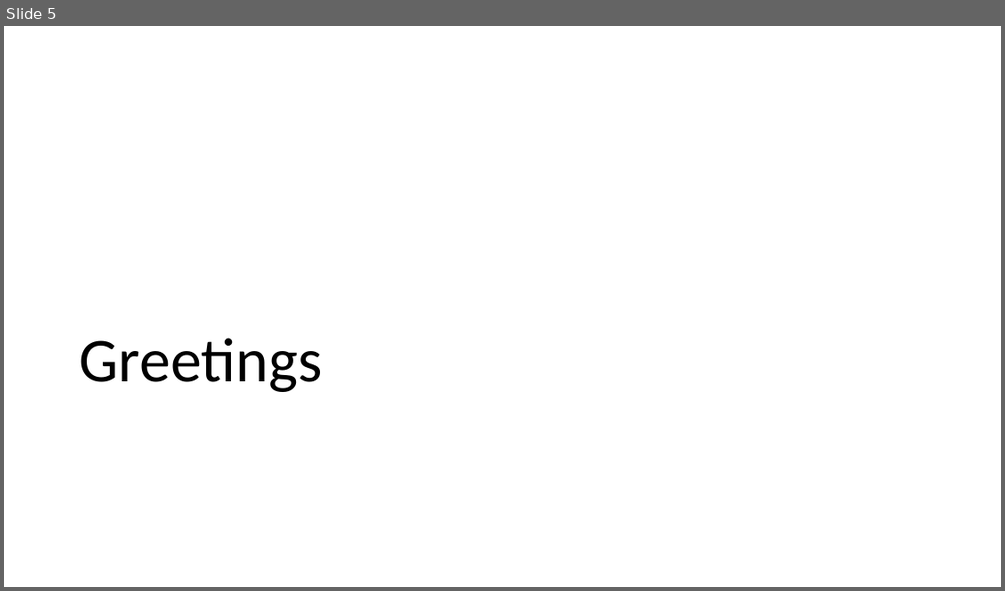
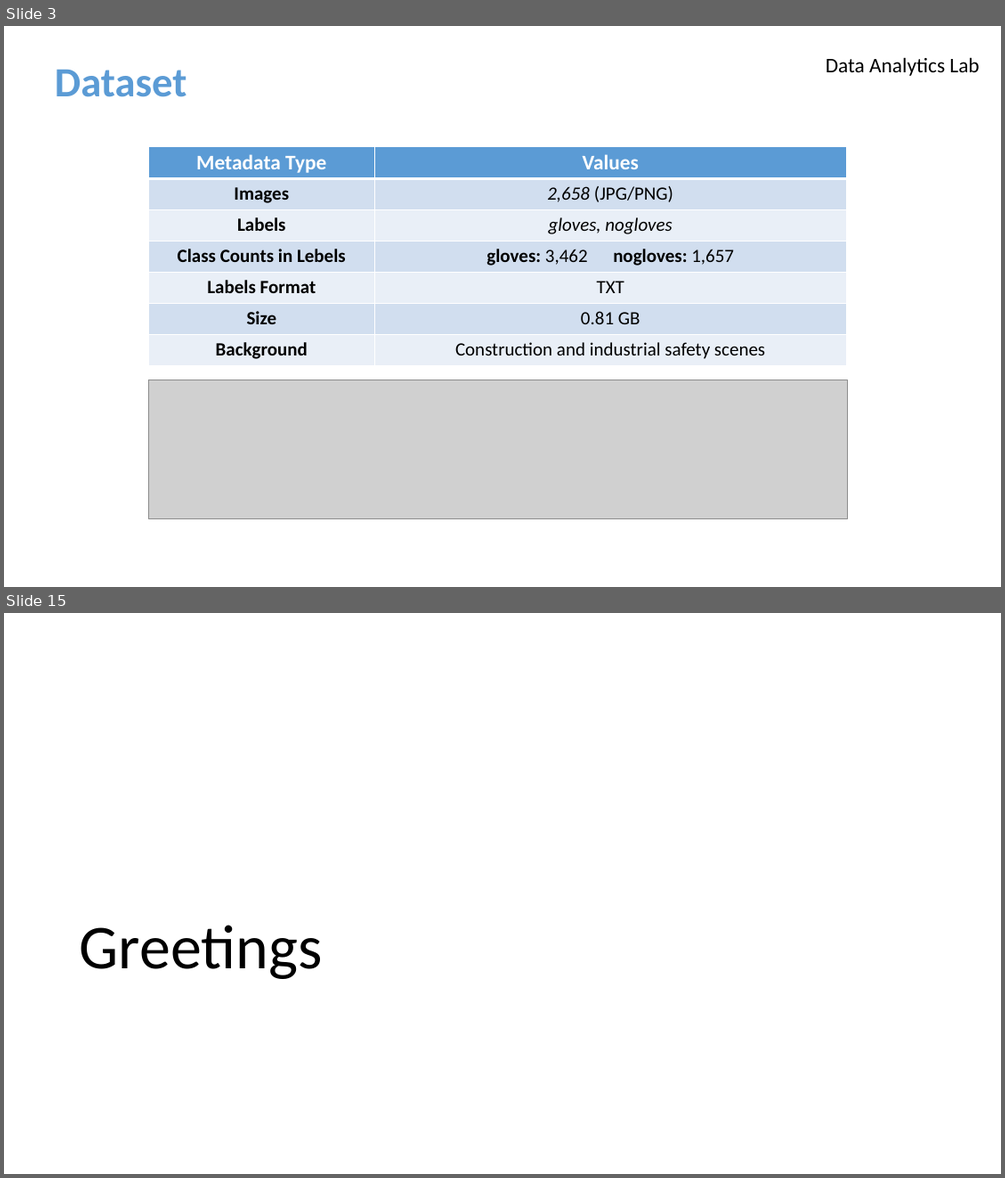
Before and after one commit to azimjaan21/ablation-yolov8m-seg-, a slide deck: experiment [17.07].pptx. Shown one above the other, each under a label of ours: slide 5 before the commit, slides 3 and 15 after it; the slides between them are not shown. The pictures are 1005x591 and 1005x1178 pixels, drawn with LibreOffice and Linux fonts; fonts in the diff are those of the drawing; grey boxes stand for pictures; background and template pictures are left out. Boxes give left, top, right and bottom in pixels: in the first picture for what was removed or moved away, otherwise in the second. Text is boxed around its words. In the diff, an @@ line names an element or a change of style, - is before the commit and + after.

```diff
--- a/experiment [17.07].pptx
+++ b/experiment [17.07].pptx
@@ slide 3 added at <box>4,26,1001,587</box>, background #FFFFFF @@
@@ title added at <box>55,69,187,97</box>, 40 pt, text #5B9BD5, bold @@
+Dataset
@@ text added at <box>825,57,979,76</box>, 20 pt, text #000000 @@
+Data Analytics Lab
@@ table added at <box>148,146,846,365</box>, 7 rows, 2 columns @@
+Metadata Type | Values
+Images | 2,658 (JPG/PNG)
+Labels | gloves, nogloves
+Class Counts in Lebels | gloves: 3,462 nogloves: 1,657
+Labels Format | TXT
+Size | 0.81 GB
+Background | Construction and industrial safety scenes
@@ picture added at <box>148,379,847,520</box> @@
@@ what was slide 5 is now slide 15 @@
```
Also in this commit, not shown: 2 slides changed, 11 other slides added, 2 slides removed, 3 other files.
